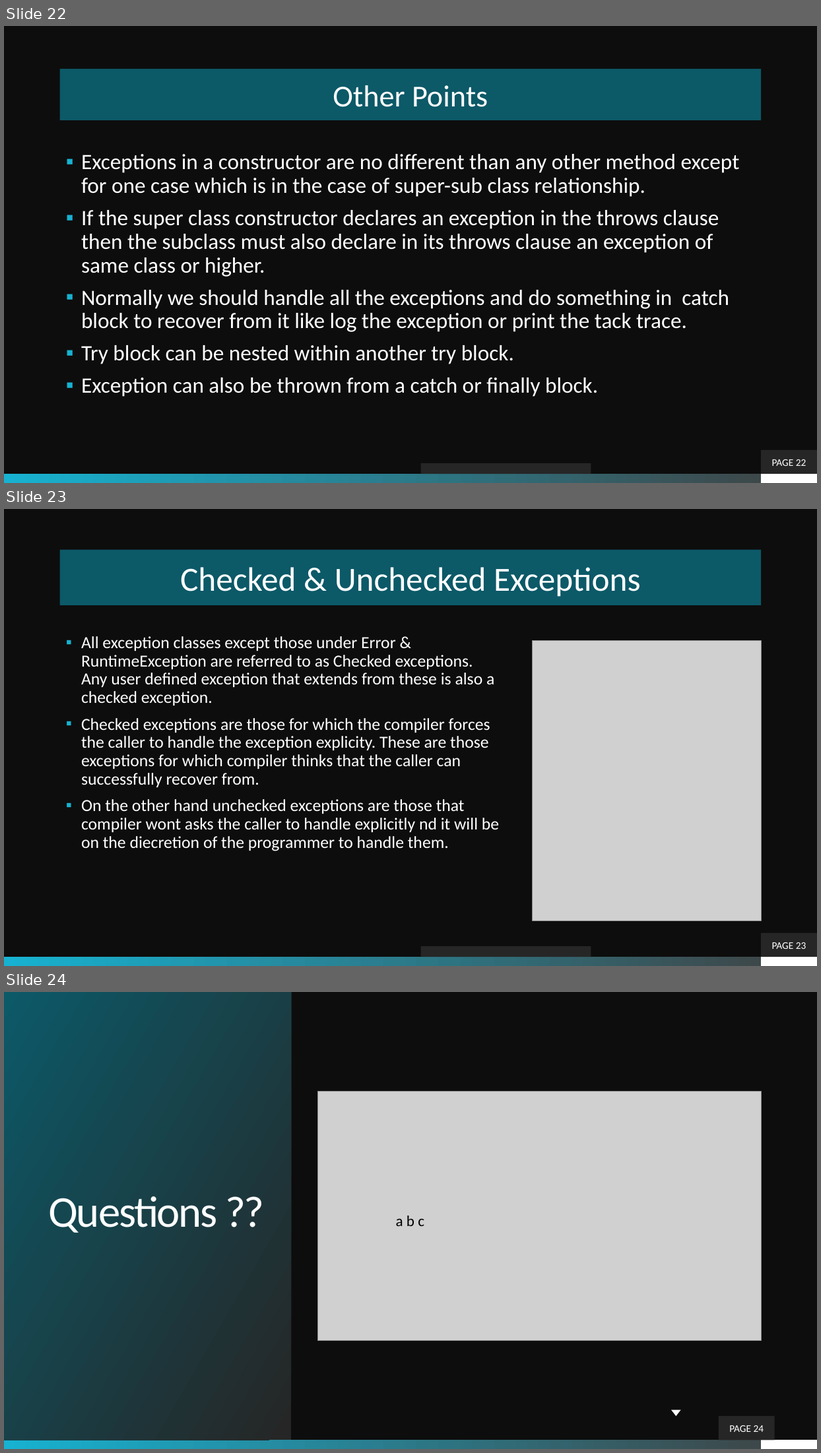
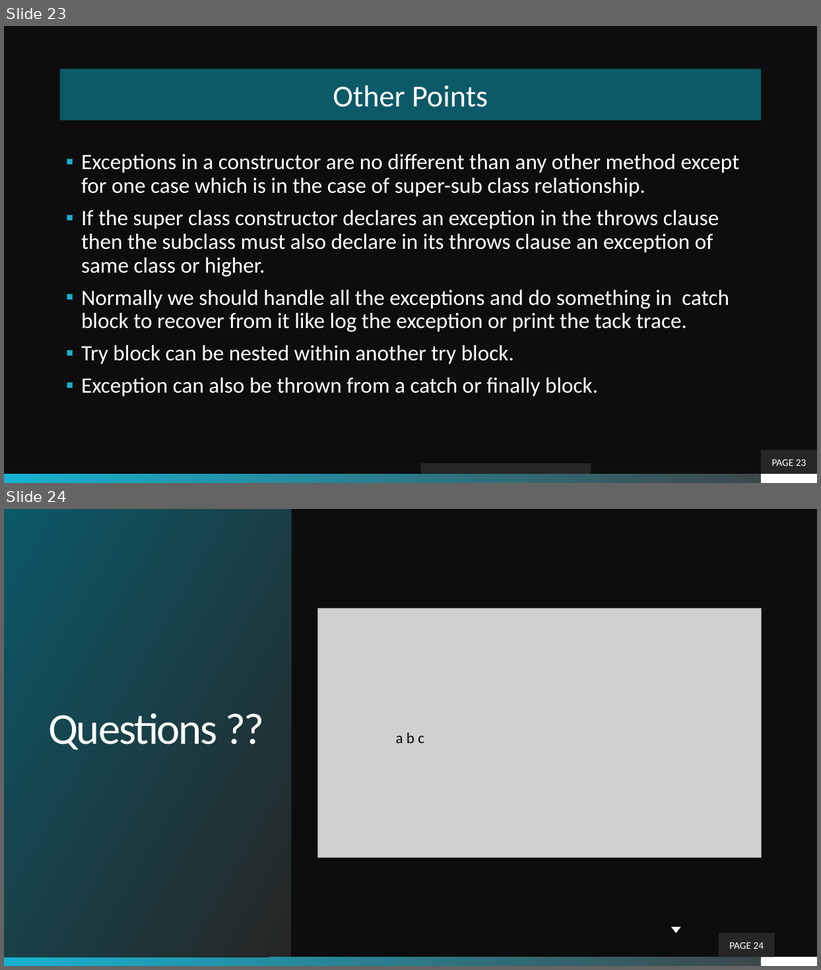
Before and after one commit to theLeonidas/Courses, a slide deck: courseMaterial/Inheritance/Inheritance.pptx. Shown one above the other, each under a label of ours: slides 22, 23 and 24 before the commit, slides 23 and 24 after it. The pictures are 821x1453 and 821x970 pixels, drawn with LibreOffice and Linux fonts; fonts in the diff are those of the drawing; grey boxes stand for pictures; background and template pictures are left out. Boxes give left, top, right and bottom in pixels: in the first picture for what was removed or moved away, otherwise in the second. Text is boxed around its words. In the diff, an @@ line names an element or a change of style, - is before the commit and + after.

```diff
--- a/courseMaterial/Inheritance/Inheritance.pptx
+++ b/courseMaterial/Inheritance/Inheritance.pptx
@@ slide 23 removed at (4, 509, 817, 966), background picture (left out); not listed: 2 template elements that a slide beside it also shows @@
@@ title removed at (60, 550, 762, 605) @@
-Checked & Unchecked Exceptions
@@ text removed at (81, 636, 499, 852) @@
-▪ All exception classes except those under Error & RuntimeException are referred to as Checked exceptions. Any user defined exception that extends from these is also a checked exception.
-▪ Checked exceptions are those for which the compiler forces the caller to handle the exception explicity. These are those exceptions for which compiler thinks that the caller can successfully recover from.
-▪ On the other hand unchecked exceptions are those that compiler wont asks the caller to handle explicitly nd it will be on the diecretion of the programmer to handle them.
@@ picture removed at (533, 641, 762, 921) @@
@@ page number removed at (762, 933, 817, 957) @@
-PAGE 23
@@ rectangle removed at (420, 947, 591, 957) @@
@@ what was slide 22 is now slide 23 @@
@@ page number at (772, 460, 807, 466): text changed @@
-PAGE 22
+PAGE 23
```
Also in this commit, not shown: 6 slides changed, 6 slides added, 5 other slides removed, 19 other files.
